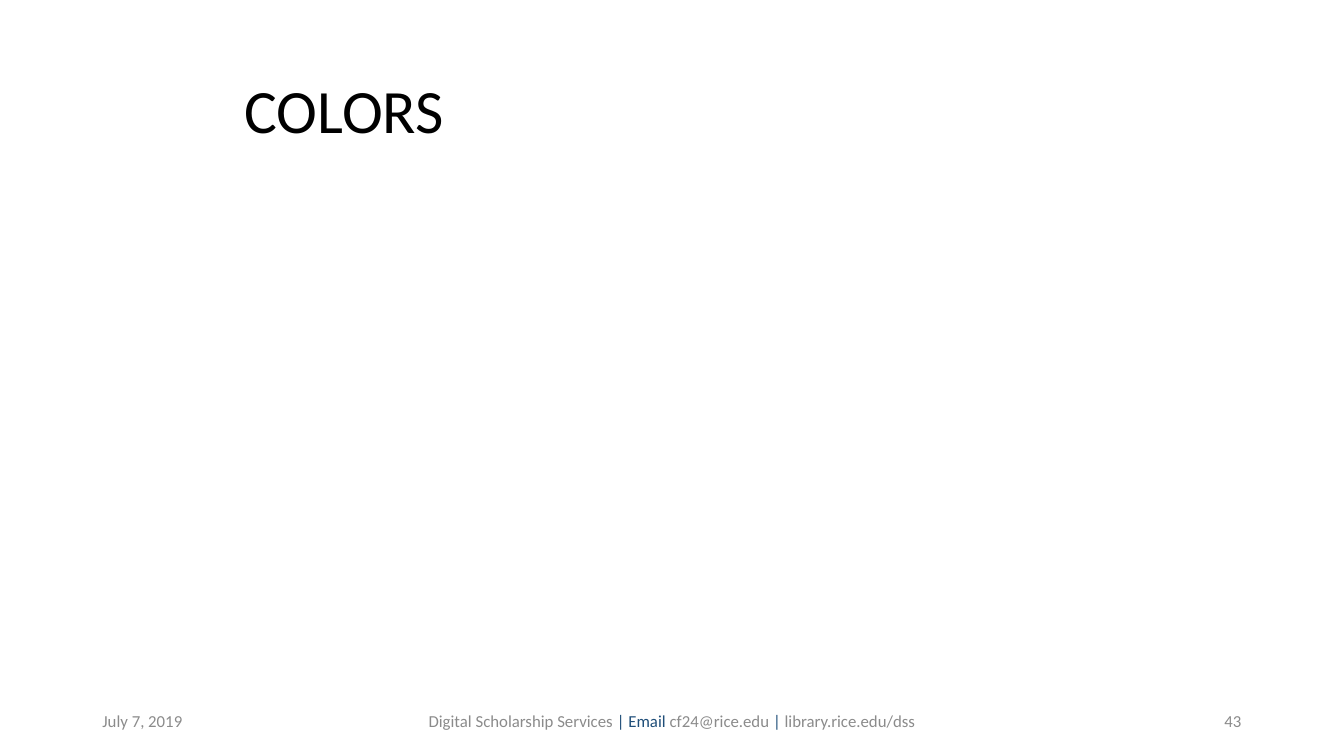
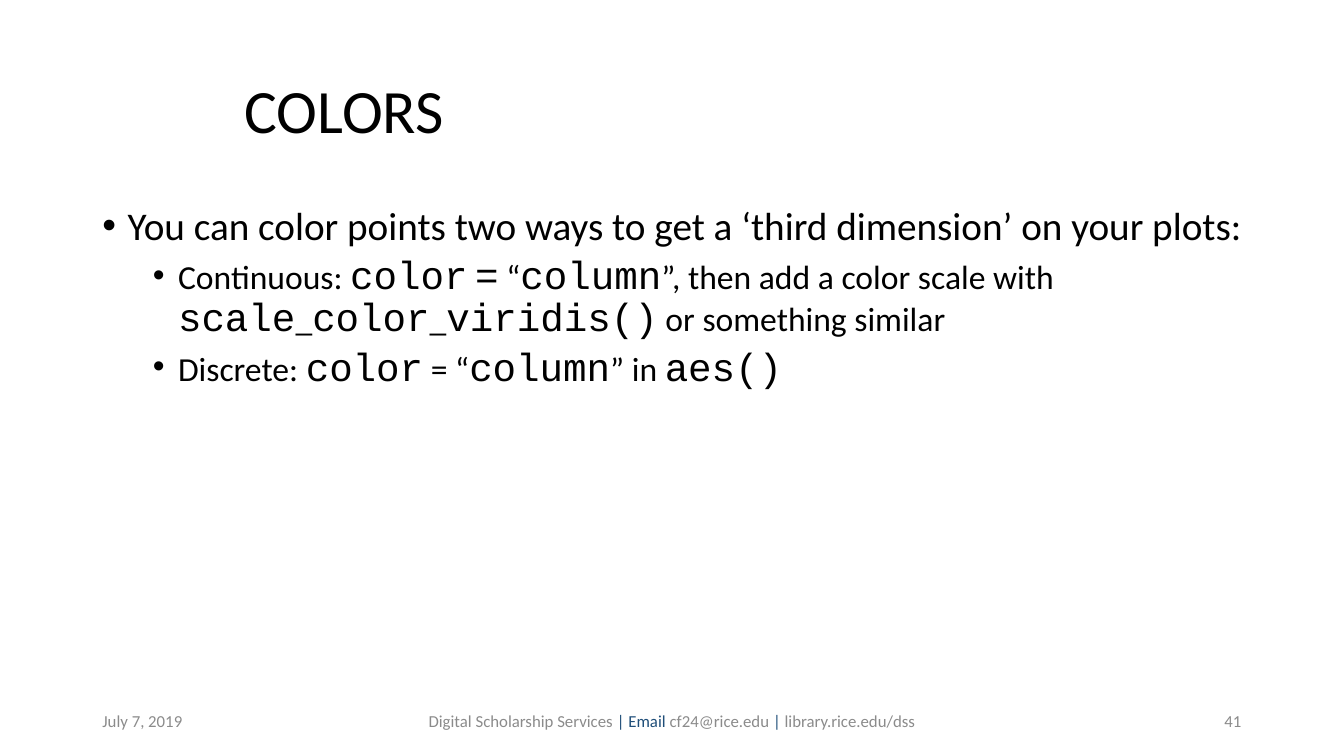
Before and after one commit to bakitybacon/rice-data-and-donuts, a slide deck: slide 41 of Rviz/R Visualization and Data Manipulation.pptx (slide 43 before the commit). Drawn at 1344x756 pixels with LibreOffice and Linux fonts; fonts in the diff are those of the drawing; background and template pictures are left out. Boxes give left, top, right and bottom in pixels: in the first picture for what was removed or moved away, otherwise in the second. Text is boxed around its words. In the diff, an @@ line names an element or a change of style, - is before the commit and + after.

```diff
--- a/Rviz/R Visualization and Data Manipulation.pptx
+++ b/Rviz/R Visualization and Data Manipulation.pptx
@@ text added at box(128, 212, 1241, 389), 28 pt, text #000000 @@
+• You can color points two ways to get a ‘third dimension’ on your plots:
+  • Continuous: color = “column”, then add a color scale with scale_color_viridis() or something similar
+  • Discrete: color = “column” in aes()
@@ page number at box(1224, 716, 1241, 727): text changed @@
-43
+41
```
Also in this commit, not shown: 11 other slides changed, 2 slides removed, 2 other files.
